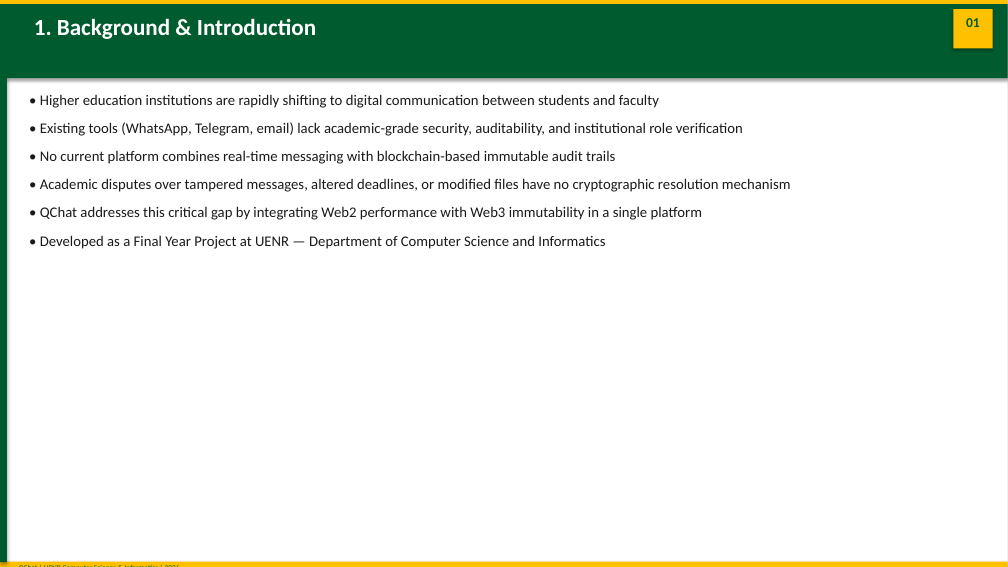
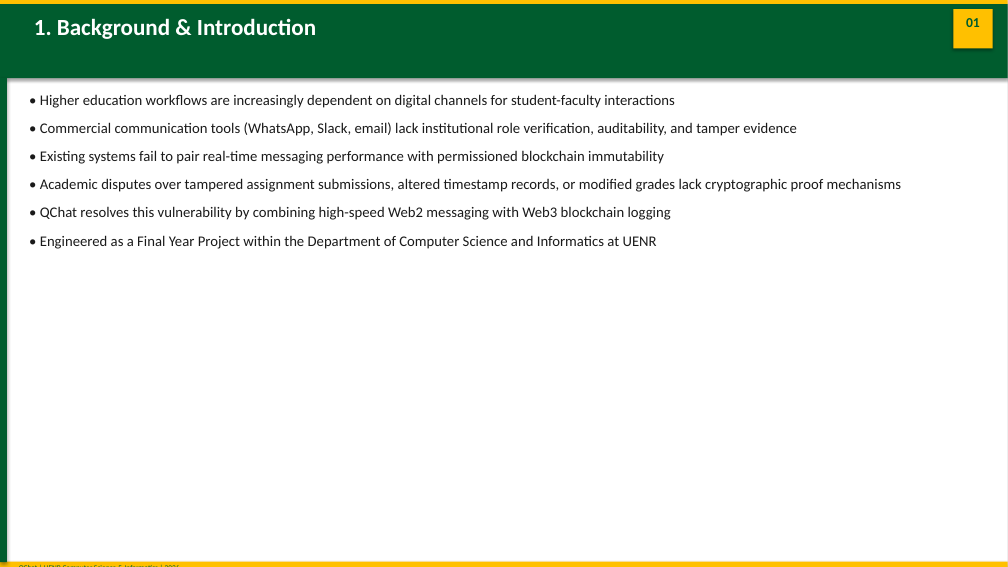
Before and after one commit to joseph-nok/Qchat, a slide deck: slide 3 of Documentation/presentation.pptx. Drawn at 1008x567 pixels with LibreOffice and Linux fonts; fonts in the diff are those of the drawing. Boxes give left, top, right and bottom in pixels: in the first picture for what was removed or moved away, otherwise in the second. Text is boxed around its words. In the diff, an @@ line names an element or a change of style, - is before the commit and + after.

```diff
--- a/Documentation/presentation.pptx
+++ b/Documentation/presentation.pptx
@@ text at [40, 94, 901, 249]: text changed @@
-• Higher education institutions are rapidly shifting to digital communication between students and faculty
-• Existing tools (WhatsApp, Telegram, email) lack academic-grade security, auditability, and institutional role verification
-• No current platform combines real-time messaging with blockchain-based immutable audit trails
-• Academic disputes over tampered messages, altered deadlines, or modified files have no cryptographic resolution mechanism
-• QChat addresses this critical gap by integrating Web2 performance with Web3 immutability in a single platform
-• Developed as a Final Year Project at UENR — Department of Computer Science and Informatics
+• Higher education workflows are increasingly dependent on digital channels for student-faculty interactions
+• Commercial communication tools (WhatsApp, Slack, email) lack institutional role verification, auditability, and tamper evidence
+• Existing systems fail to pair real-time messaging performance with permissioned blockchain immutability
+• Academic disputes over tampered assignment submissions, altered timestamp records, or modified grades lack cryptographic proof mechanisms
+• QChat resolves this vulnerability by combining high-speed Web2 messaging with Web3 blockchain logging
+• Engineered as a Final Year Project within the Department of Computer Science and Informatics at UENR
```
Also in this commit, not shown: 8 other slides changed, 14 other files.
